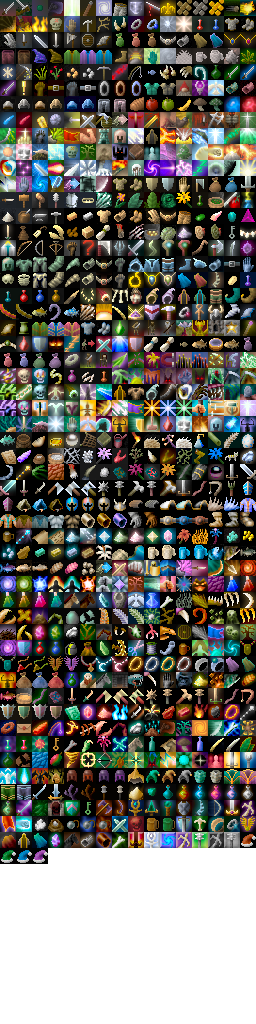
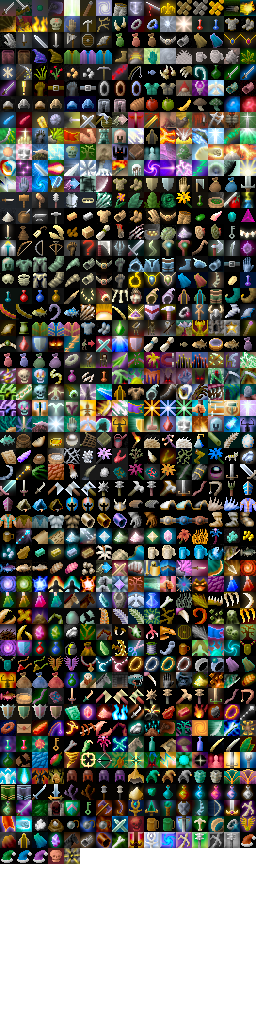
Revision of a layered (256, 1024) image; what changed, layer by layer:
painted on "head-anchor" over 48, 848, 64, 864
painted on "Background" over 64, 848, 80, 864
painted on "shade" over 64, 848, 80, 864
